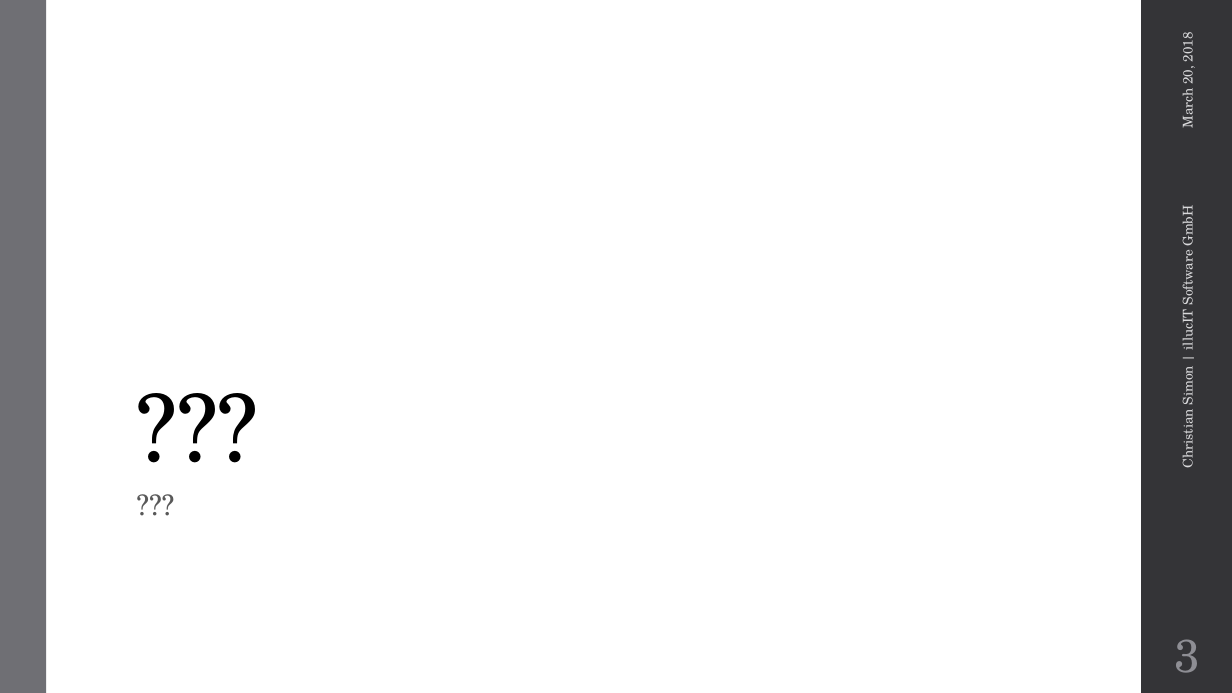
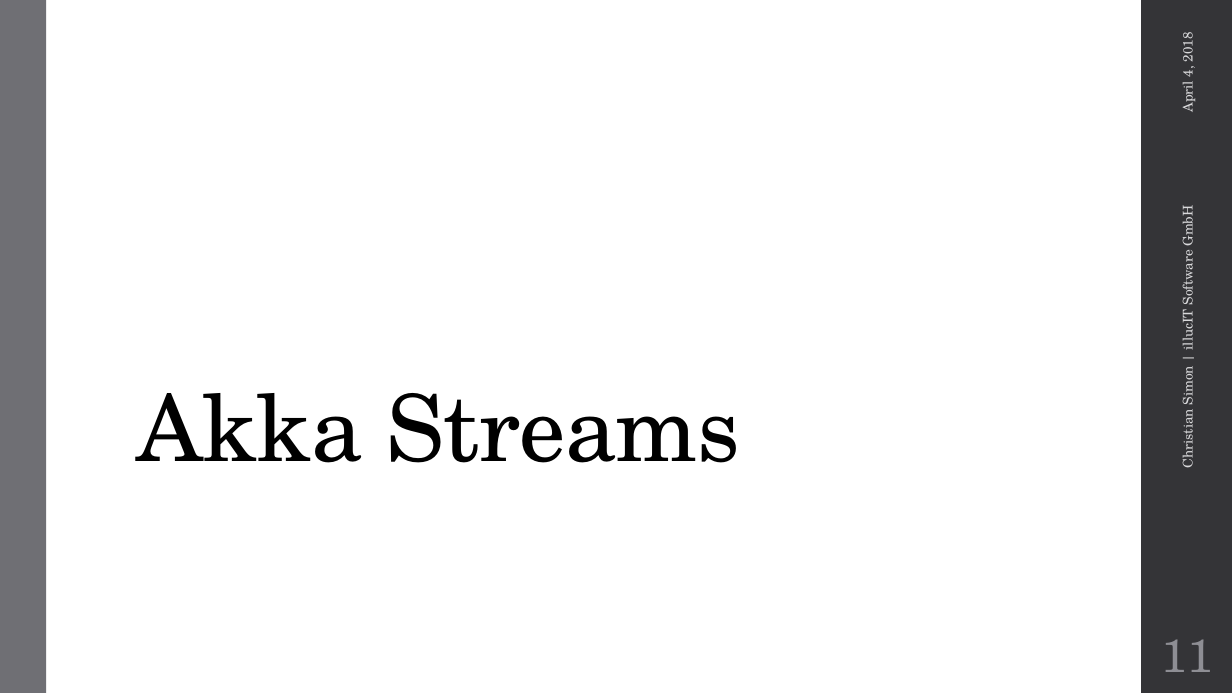
Before and after one commit to metaxmx/IntroductionToAkkaStreams, a slide deck: slide 11 of Introduction to Akka Streams.pptx (slide 3 before the commit). Drawn at 1232x693 pixels with LibreOffice and Linux fonts; fonts in the diff are those of the drawing; background and template pictures are left out. Boxes give left, top, right and bottom in pixels: in the first picture for what was removed or moved away, otherwise in the second. Text is boxed around its words. In the diff, an @@ line names an element or a change of style, - is before the commit and + after.

Commit message:
Akka Streams presentation

```diff
--- a/Introduction to Akka Streams.pptx
+++ b/Introduction to Akka Streams.pptx
@@ text at (x1=1177, y1=35, x2=1197, y2=112): text changed @@
-March 20, 2018
+April 4, 2018
@@ title at (x1=137, y1=393, x2=740, y2=463): text changed @@
-???
+Akka Streams
@@ text removed at (x1=128, y1=485, x2=1080, y2=656) @@
-???
@@ page number at (x1=1162, y1=639, x2=1213, y2=672): text changed @@
-3
+11
```
Also in this commit, not shown: 4 other slides changed, 20 slides added, 13 other files.
